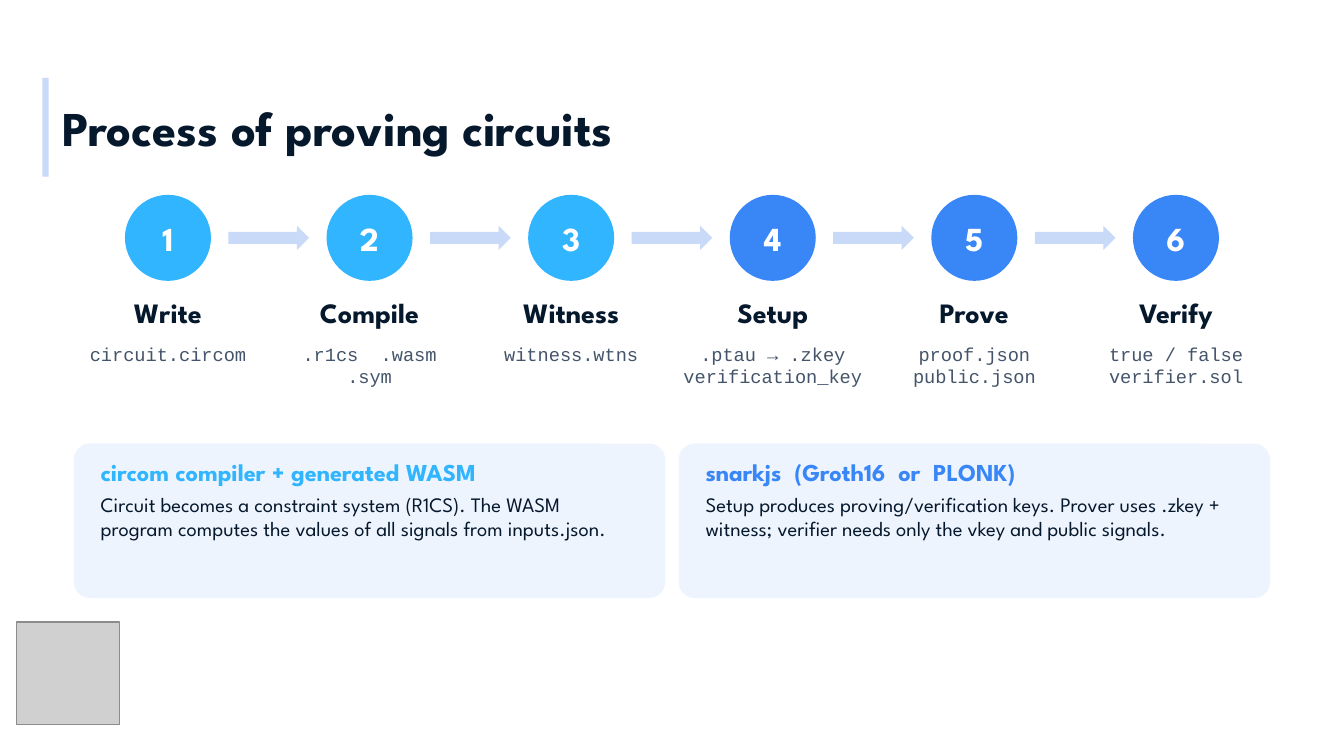
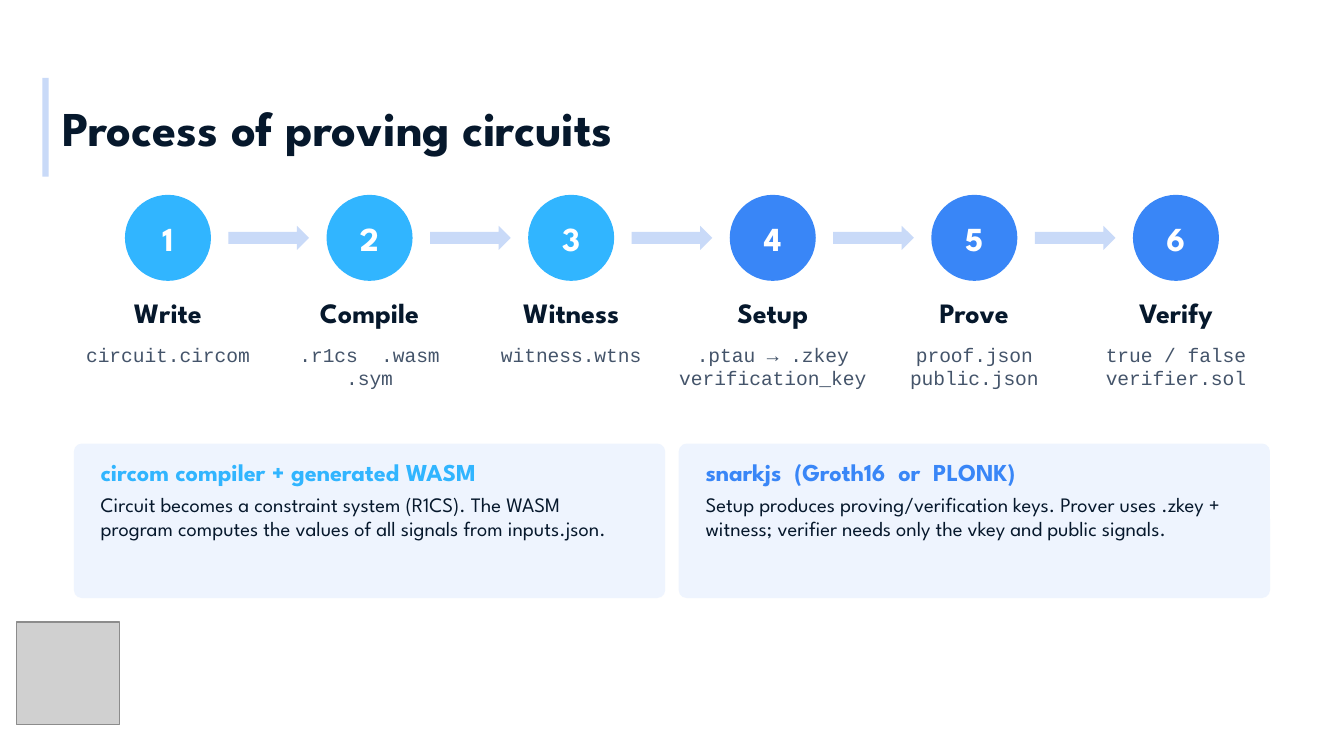
Before and after one commit to radojevicMihailo/ZK-kurs, a slide deck: slide 5 of circom-snarkjs/ZKP MA - Circom i snarkjs.pptx (slide 4 before the commit). Drawn at 1344x756 pixels with LibreOffice and Linux fonts; fonts in the diff are those of the drawing; grey boxes stand for pictures; background and template pictures are left out. Boxes give left, top, right and bottom in pixels: in the first picture for what was removed or moved away, otherwise in the second. Text is boxed around its words. In the diff, an @@ line names an element or a change of style, - is before the commit and + after.

```diff
--- a/circom-snarkjs/ZKP MA - Circom i snarkjs.pptx
+++ b/circom-snarkjs/ZKP MA - Circom i snarkjs.pptx
@@ size 10 to 10.5 pt in 6 elements at (679,348,866,389), (910,348,1039,389), (86,348,250,362), (299,349,439,389), (501,348,641,362), (1106,348,1246,385) @@
@@ rounded rectangle at (74,444,665,598): proportions changed @@
@@ rounded rectangle at (679,444,1270,598): proportions changed @@
```
Also in this commit, not shown: 10 other slides changed, 1 slide added, 1 slide removed, 6 other files.
